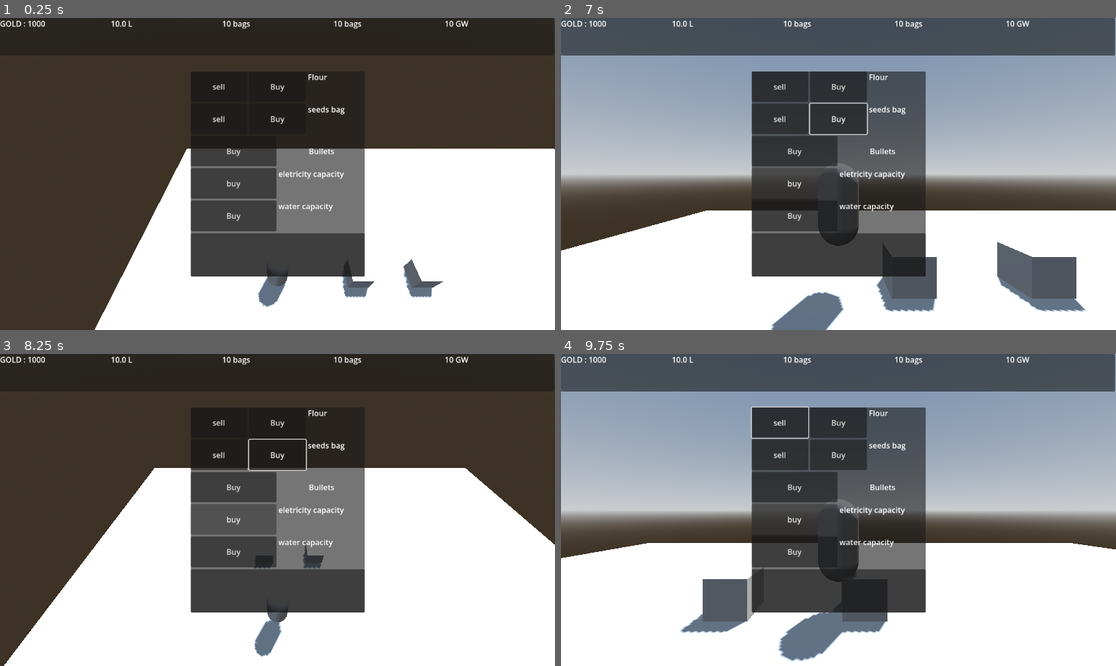
Above: before the commit, frames 1-4 (two rows, left to right).
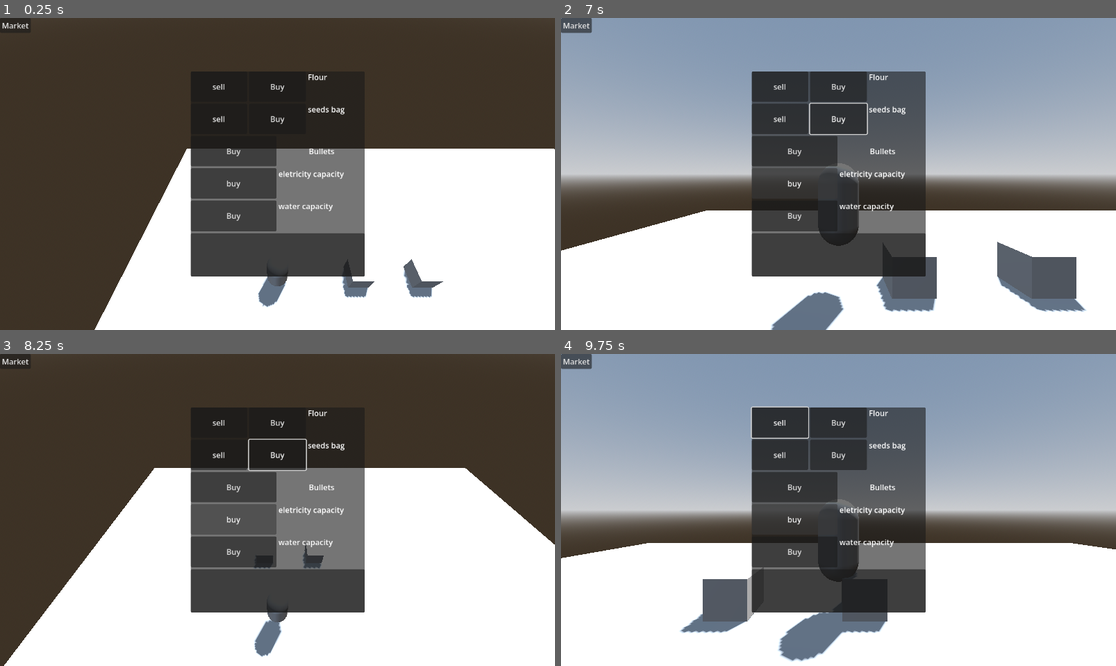
Above: after the commit, the same moments.

Repository: abody2k/Of-mice-and-cheese
Game: Godot game, scene res://scenes/main.tscn
The game is run twice, just before and just after one commit, with the same random seed, the same clock (stepped at 60 frames per second) and the same inputs.
Inputs:
- Up to frame 1 (0.25 s): no input
- Up to frame 2 (7 s): click "Buy" at 0.5 s; click "Buy" (after the commit: "Market") at 1.25 s; click "sell" at 2 s; click "Buy" at 2.75 s; click "sell" at 3.5 s; click "Buy" at 4.25 s; click "Buy" at 5 s; click "buy" at 5.75 s; tap Enter (ui_accept) at 6.5, 6.77 s; hold Right (ui_right) from 6.53 s (still down); tap F (switch_views) at 6.6 s
- Up to frame 3 (8.25 s): release Right (ui_right) at 7.28 s; hold Down (ui_down) 7.28-8.03 s; tap F (switch_views) at 7.35, 8.1 s; tap Enter (ui_accept) at 7.52 s; hold Right (ui_right) from 8.03 s (still down)
- Up to frame 4 (9.75 s): release Right (ui_right) at 8.78 s; hold Up (ui_up) 8.78-9.53 s; tap F (switch_views) at 8.85, 9.6 s; tap Enter (ui_accept) at 9.02 s; hold Left (ui_left) from 9.53 s (still down)

The runs differ from the first frame. In frame 1, 0.8% of the frame differs, in the area x 0-100%, y 0-6%; in frame 2, 12%, in the area x 0-100%, y 0-13%; in frame 3, 0.8%; in frame 4, 12%.

Commit message:
new updates

Diff:
--- a/scenes/main.tscn
+++ b/scenes/main.tscn
@@ -239,6 +239,7 @@
 size_flags_stretch_ratio = 1.42
 
 [node name="Panel2" type="Panel" parent="Control/CanvasLayer" unique_id=963796606]
+visible = false
 anchors_preset = -1
 anchor_right = 1.0
 anchor_bottom = 0.120000005
@@ -278,6 +279,14 @@
 layout_mode = 2
 size_flags_horizontal = 3
 text = "10 GW"
+
+[node name="Button" type="Button" parent="Control/CanvasLayer" unique_id=1872008734]
+anchors_preset = -1
+anchor_right = 0.056
+anchor_bottom = 0.048
+offset_right = -56.512
+offset_bottom = -23.104
+text = "Market"
 
 [connection signal="timeout" from="rain" to="." method="_on_rain_timeout"]
 [connection signal="timeout" from="raining" to="." method="_on_raining_timeout"]
